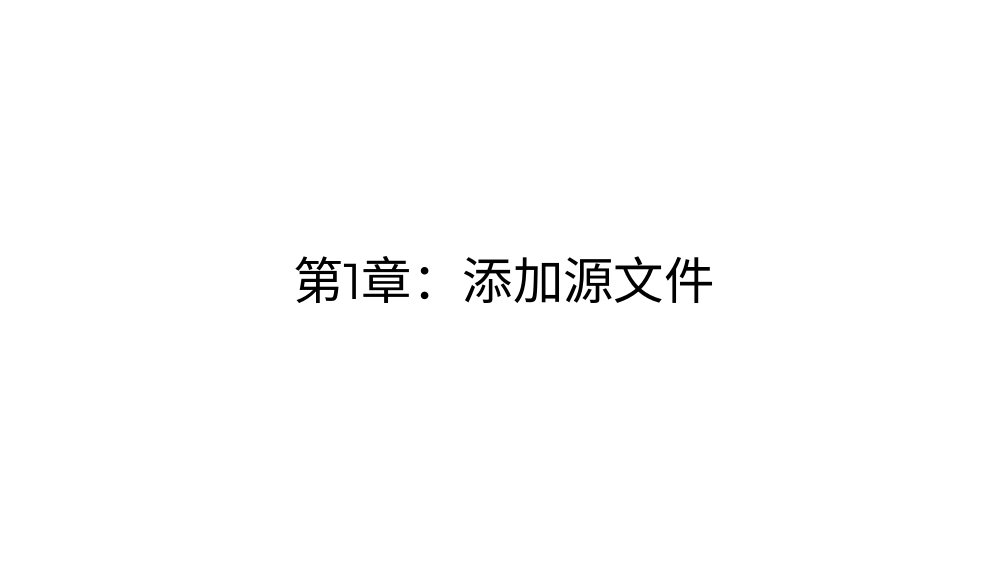
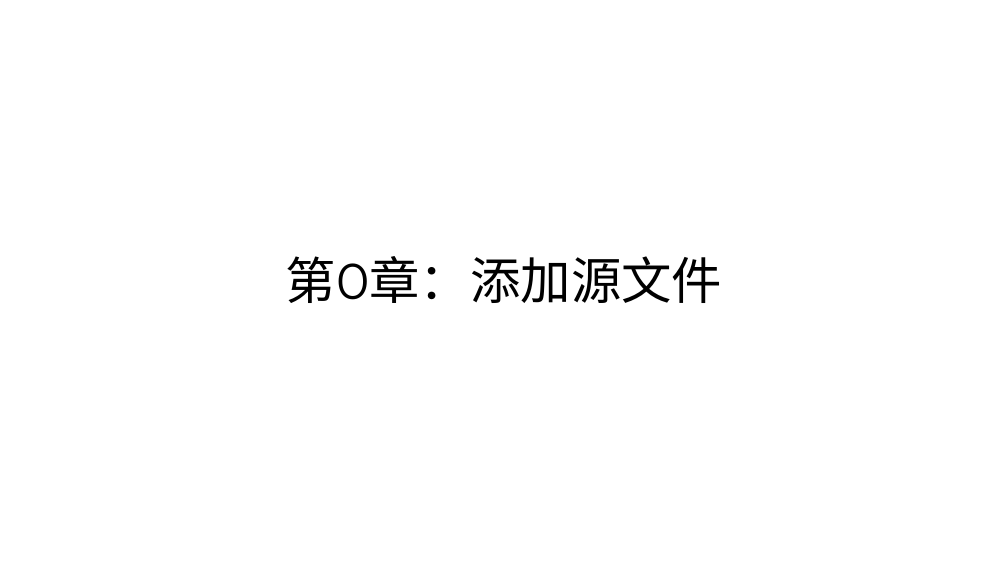
Before and after one commit to parallel101/course, a slide deck: slide 2 of 11/slides.pptx. Drawn at 1008x567 pixels with LibreOffice and Linux fonts; fonts in the diff are those of the drawing. Boxes give left, top, right and bottom in pixels: in the first picture for what was removed or moved away, otherwise in the second. Text is boxed around its words. In the diff, an @@ line names an element or a change of style, - is before the commit and + after.

```diff
--- a/11/slides.pptx
+++ b/11/slides.pptx
@@ title at (286,256,722,303): text changed @@
-第1章：添加源文件
+第0章：添加源文件
```
Also in this commit, not shown: 4 other slides changed, 5 slides added, 48 other files.
